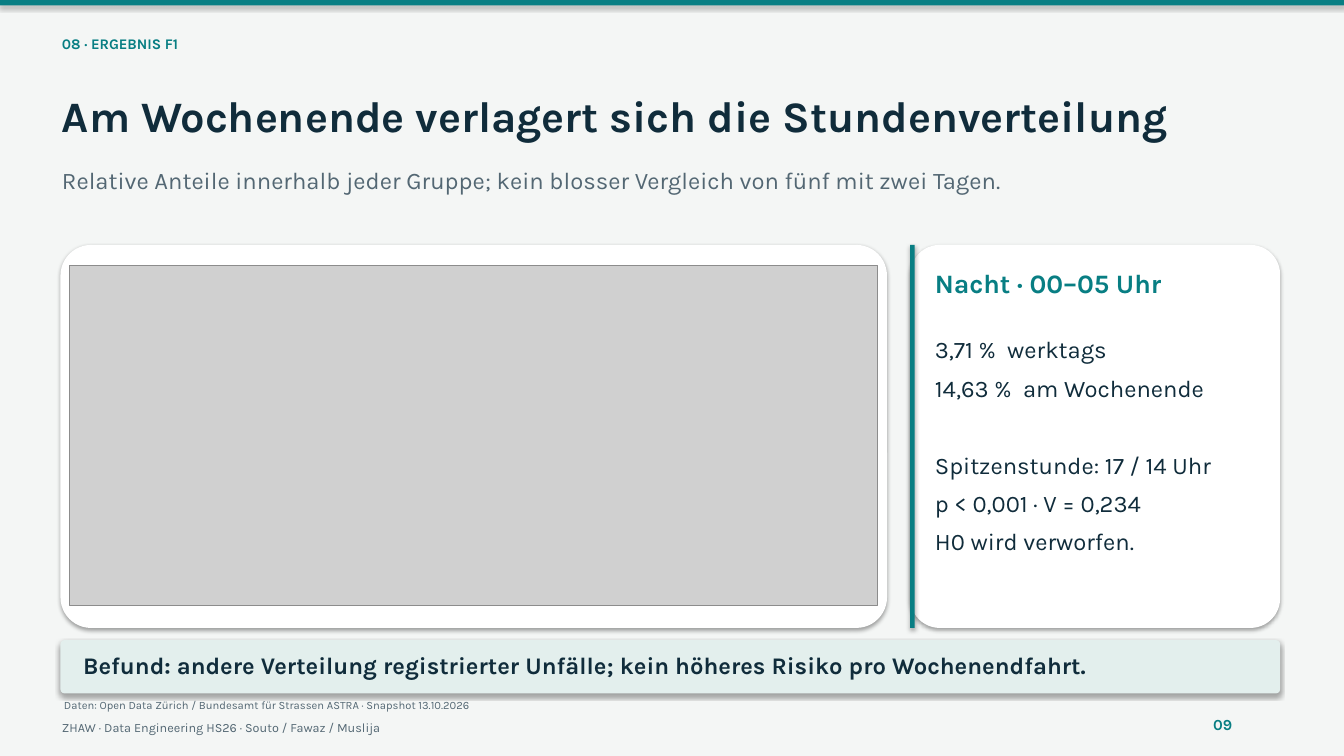
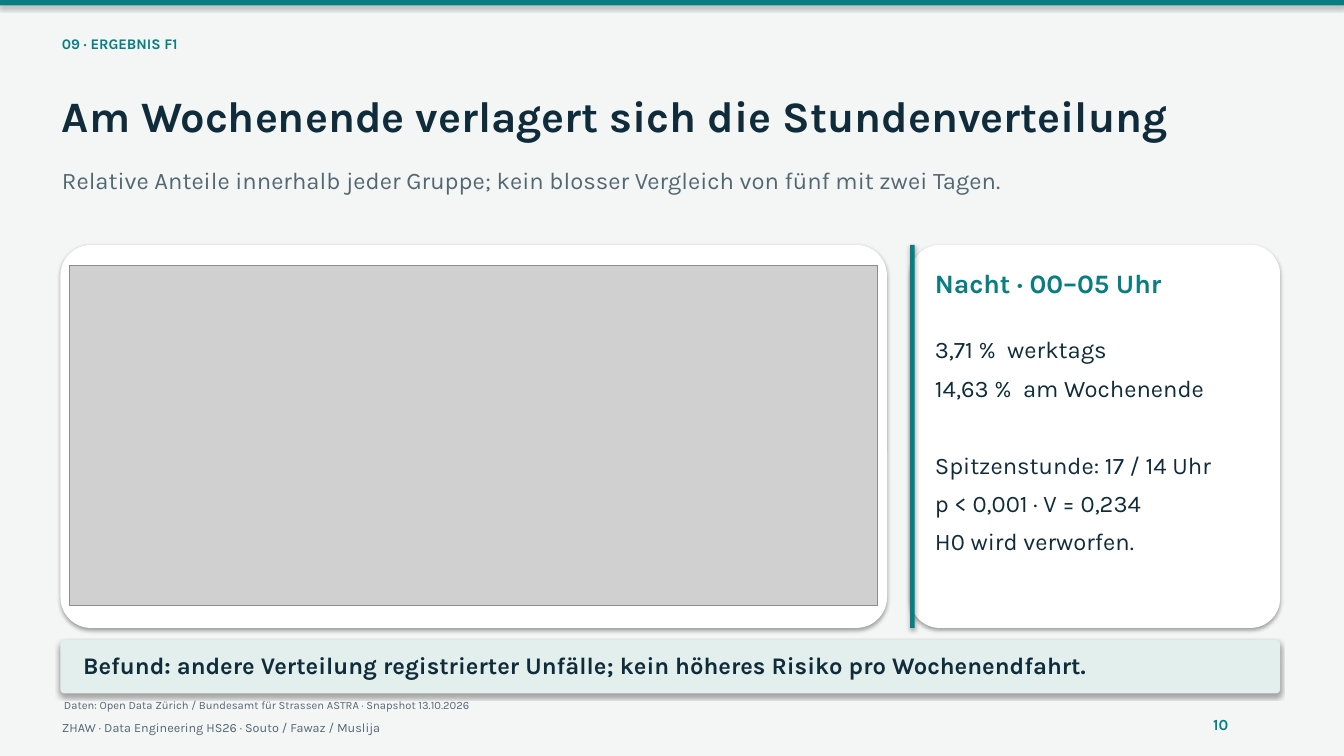
Before and after one commit to soutorub/de_projektarbeit_hs_2026_zhaw, a slide deck: slide 10 of presentations/teil1_verkehrsunfaelle_zuerich.pptx (slide 9 before the commit). Drawn at 1344x756 pixels with LibreOffice and Linux fonts; fonts in the diff are those of the drawing; grey boxes stand for pictures. Boxes give left, top, right and bottom in pixels: in the first picture for what was removed or moved away, otherwise in the second. Text is boxed around its words. In the diff, an @@ line names an element or a change of style, - is before the commit and + after.

```diff
--- a/presentations/teil1_verkehrsunfaelle_zuerich.pptx
+++ b/presentations/teil1_verkehrsunfaelle_zuerich.pptx
@@ text at (x1=62, y1=39, x2=177, y2=49): text changed @@
-08 · ERGEBNIS F1
+09 · ERGEBNIS F1
@@ text at (x1=1213, y1=720, x2=1228, y2=730): text changed @@
-09
+10
```
Also in this commit, not shown: 10 other slides changed, 1 slide added, 1 other file.
